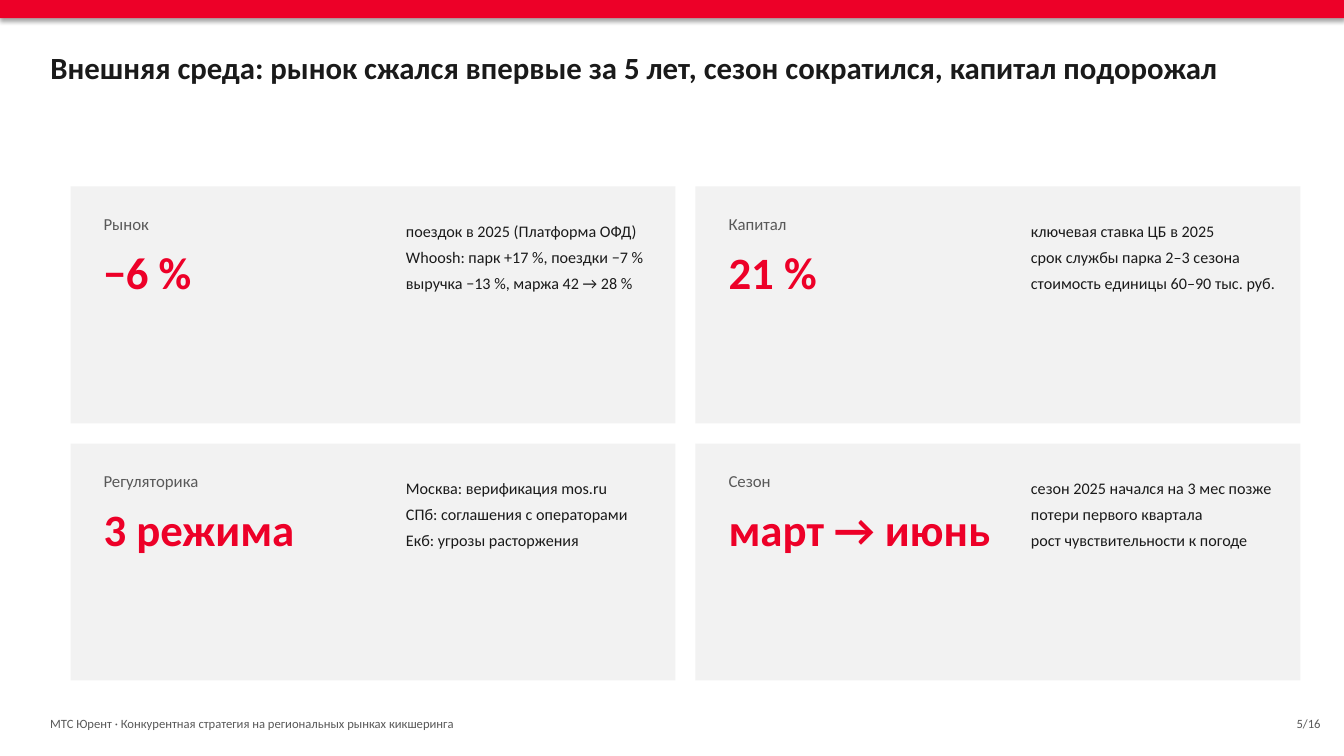
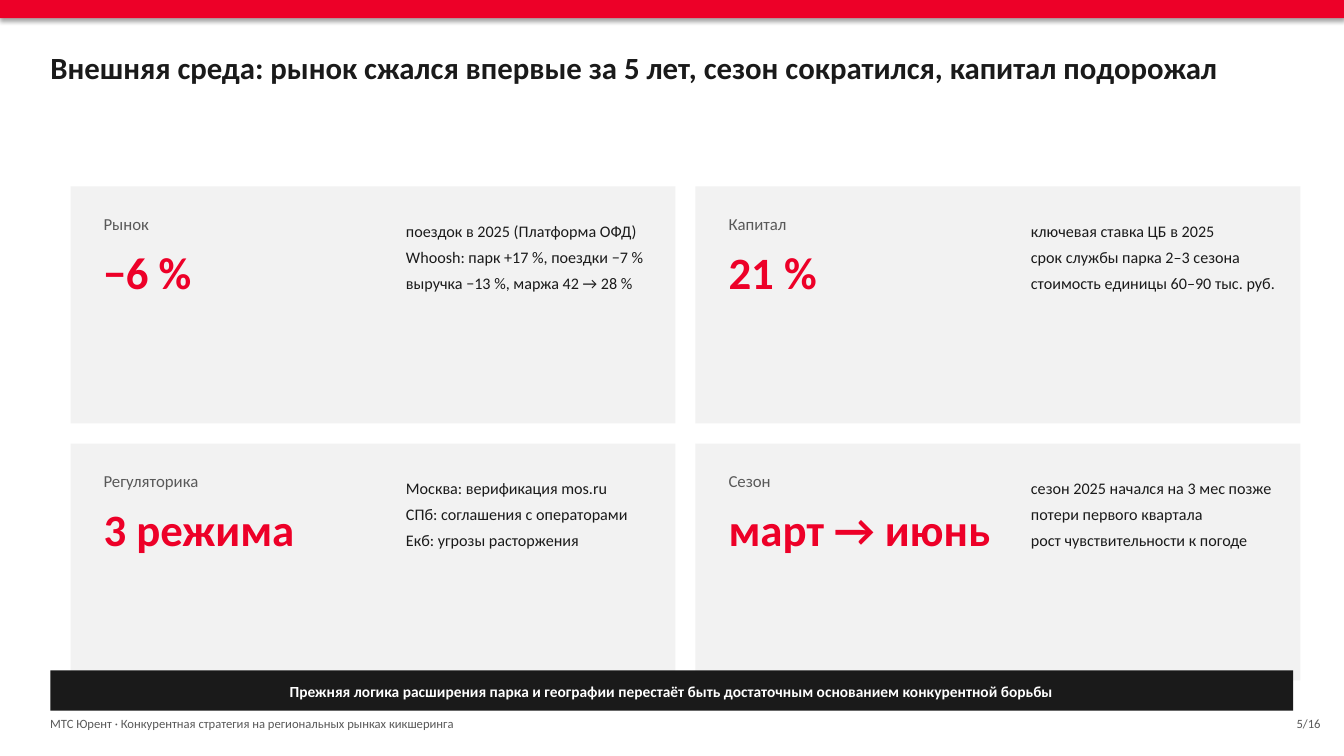
Before and after one commit to alalolop3-hue/-, a slide deck: slide 5 of vkr/VKR_presentation.pptx. Drawn at 1344x756 pixels with LibreOffice and Linux fonts; fonts in the diff are those of the drawing. Boxes give left, top, right and bottom in pixels: in the first picture for what was removed or moved away, otherwise in the second. Text is boxed around its words. In the diff, an @@ line names an element or a change of style, - is before the commit and + after.

```diff
--- a/vkr/VKR_presentation.pptx
+++ b/vkr/VKR_presentation.pptx
@@ rectangle added at box(50, 670, 1294, 711), fill #1A1A1A @@
@@ text added at box(290, 686, 1053, 700), 11 pt, text #FFFFFF, bold @@
+Прежняя логика расширения парка и географии перестаёт быть достаточным основанием конкурентной борьбы
```
Also in this commit, not shown: 13 other slides changed, 4 other files.
